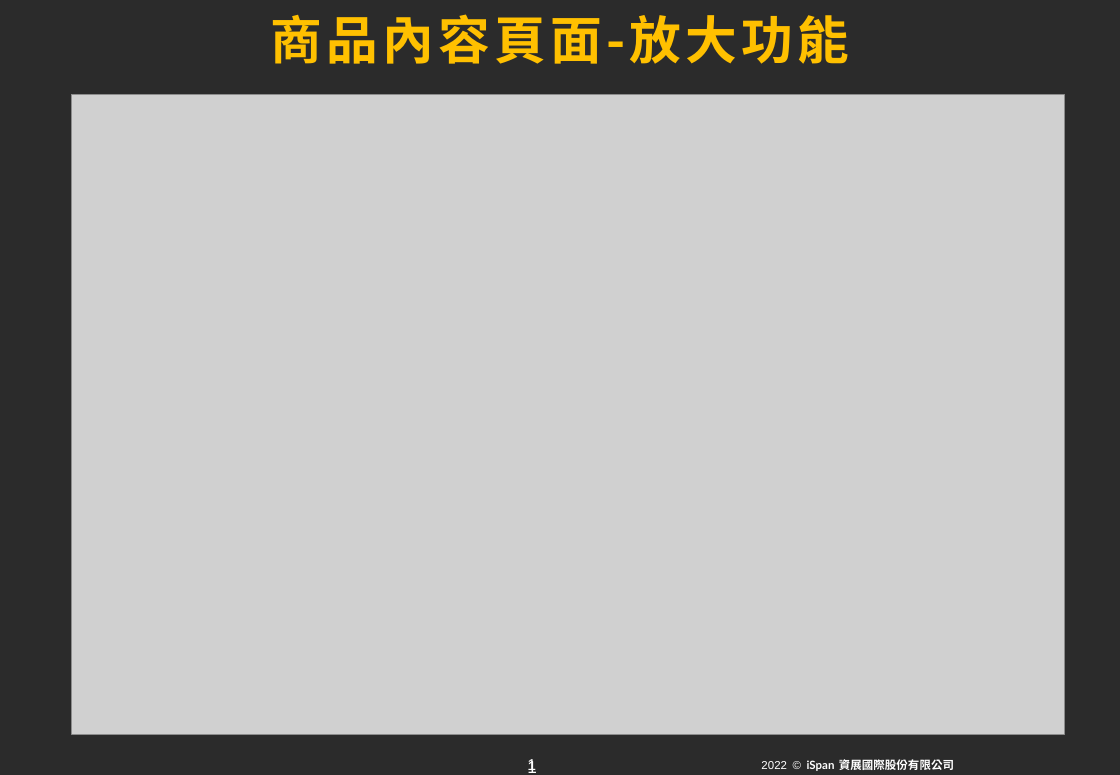
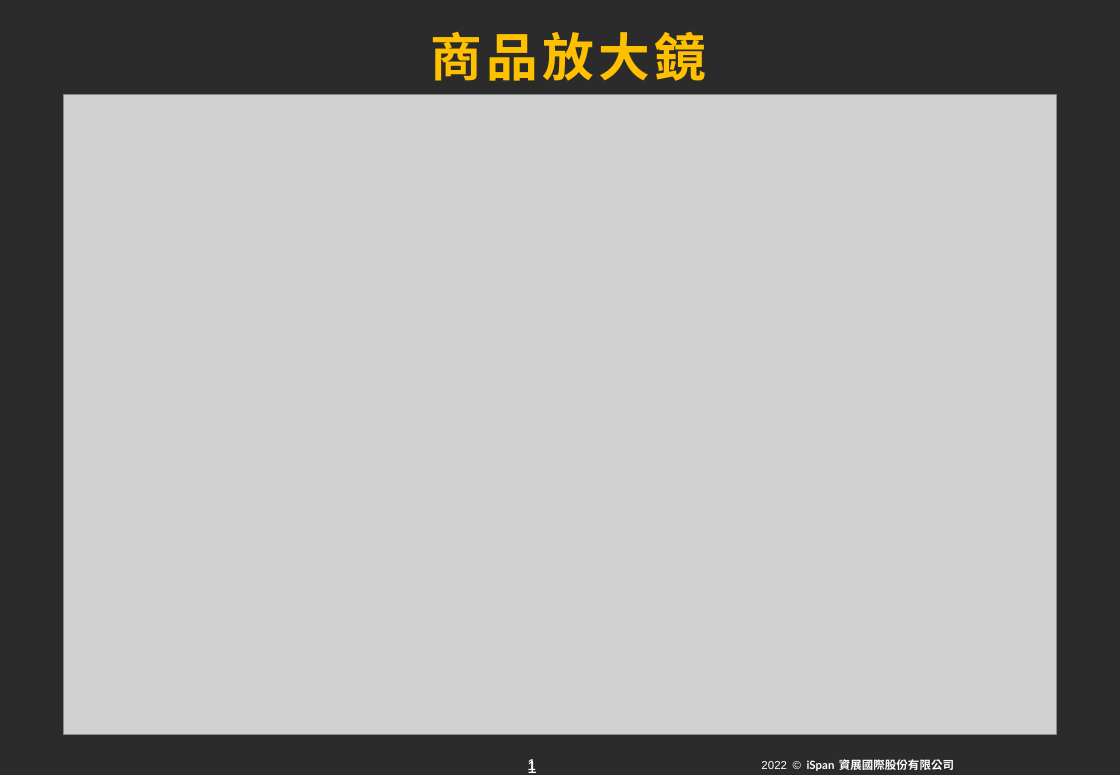
Before and after one commit to ibbeuni/bookstore-project, a slide deck: slide 2 of PPT/蔡政廷目前PTT.pptx. Drawn at 1120x775 pixels with LibreOffice and Linux fonts; fonts in the diff are those of the drawing; grey boxes stand for pictures; background and template pictures are left out; a plain dark background stands for a picture behind light text. Boxes give left, top, right and bottom in pixels: in the first picture for what was removed or moved away, otherwise in the second. Text is boxed around its words. In the diff, an @@ line names an element or a change of style, - is before the commit and + after.

```diff
--- a/PPT/蔡政廷目前PTT.pptx
+++ b/PPT/蔡政廷目前PTT.pptx
@@ title at bbox=[430, 31, 705, 81]: text changed @@
-商品內容頁面-放大功能
+商品放大鏡
@@ picture: place and size @@
-picture at bbox=[72, 95, 1065, 735]
+picture at bbox=[64, 95, 1057, 735]
```
Also in this commit, not shown: 6 slides added, 6 slides removed.
